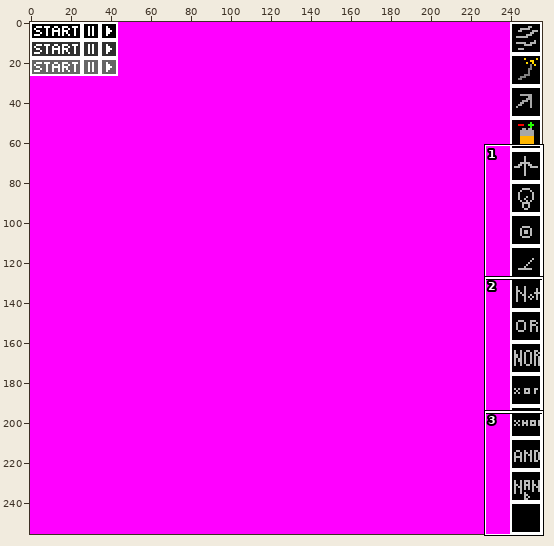
Two versions of one sprite sheet, CircuitGrid/res/images/gui_texture.png. Above: a wide view before the commit, with the close-up outlined.
Close-up. Before the commit:
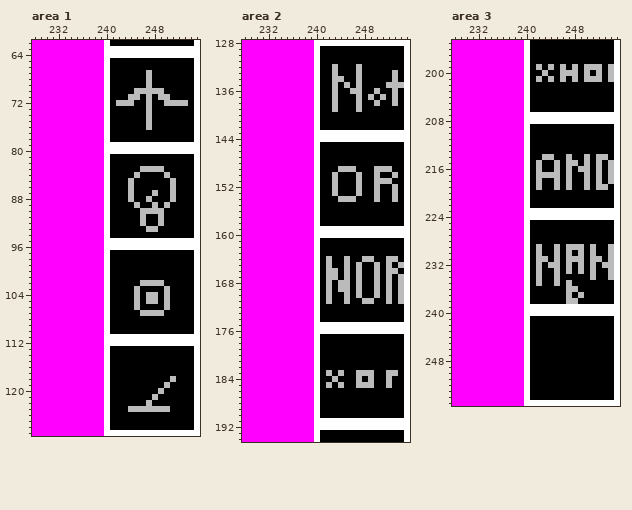
The file is 256x256 pixels. Colours within 5 levels of each other are drawn and written as one. Shown: area 1: x 228..255, y 62..127; area 2: x 228..255, y 128..194; area 3: x 228..255, y 195..255.
The result:
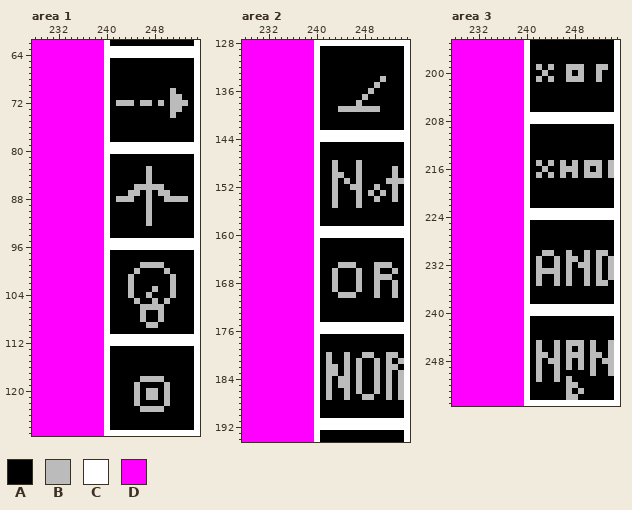
Palette (. is transparent): A #000000  B #bbbbbb  C #ffffff  D #ff00ff
The edit:
Changed rows in their new state; - is an unchanged pixel.
Area 1:
first column x 244:
 67 ---A-----
 68 ---A-----
 69 ---A-----
 70 -AAAAA-B-
 71 AA-A-AABB
 72 --B--BA--
 73 ---A---BB
 74 ---A---B-
 75 ---A-----
 76 ---A-----
first column x 242:
 83 ----A-AA----
 84 ---A-B--A---
 85 --A--B---A--
 86 --ABBBBB-A--
 87 ---B-BABBA--
 88 BB------B-BB
 89 ---A-BA-A---
 90 ----A-AA----
 91 ----AB-A----
 92 ----AB-A----
 93 -----AA-----
first column x 244:
 99 --BBBB--
100 -B----B-
101 B------B
102 B-AAAA-B
103 BA--B-AB
104 BA--A-AB
105 ---A----
106 -ABBBBA-
107 ---AA---
108 --B--B--
109 ---BB---
first column x 244:
118 --BBBB-A
119 -B------
120 -B-BBAB-
121 -B-B--B-
122 -B-A--B-
123 AA----A-
Area 2:
first column x 243:
132 A---A-------
133 A---A-----A-
134 AA--A---B-A-
135 A-A-A--B-AAA
136 A--AA-BA--A-
137 A---ABA-A-A-
138 A------A--A-
139 ABBB-BBB----
first column x 243:
148 B---B-------
149 BAAAB--AAAB-
150 -B-----A----
151 --B----AA-BB
152 ---B--------
153 ------BAB---
154 BAAAB-------
155 B---B-------
first column x 242:
164 A--A--AA--AA-
165 A-B-BA---B--A
166 A--A------A--
167 A--A-----B--A
168 ABAA------ABA
169 ABAA------ABA
170 A-B-BA----ABA
171 A--A--AA--A-A
first column x 242:
180 B--B--BB--BB-
181 B--B-B--B-B-B
182 BB-B-B--B-BB-
183 -BAB--AAB--AB
184 BABB---AB---B
185 ---B--AAB---B
186 B--B-B--B-B-B
187 B--B--BB--B-B
Area 3:
first column x 246:
199 AB-BAA-BA
200 A-ABA---A
201 AB-BAA--A
first column x 242:
214 -AA--A--A-AA-
215 --BABA---B---
216 AB-AB-BA-----
217 -A-ABAB--B---
218 A--A-A--A-A-A
219 A--A-A--A-AA-
first column x 242:
229 A--A-AAA-A--A
230 ABBA---ABABBA
231 -A-----ABA---
232 --A-----BABA-
233 -BB----ABAB--
234 -----B--BAB--
235 --------B-BB-
236 -----AA------
237 -----A-A-----
238 -----AA------
first column x 242:
245 B--B-BBB-B--B
246 B--B-B-B-B--B
247 BB-B-BBB-BB-B
248 B-BB-B-B-B-BB
249 B--B-B-B-B--B
250 B--B-----B--B
251 B--B-B-------
252 -----BB------
253 -----B-B-----
254 -----BB------
